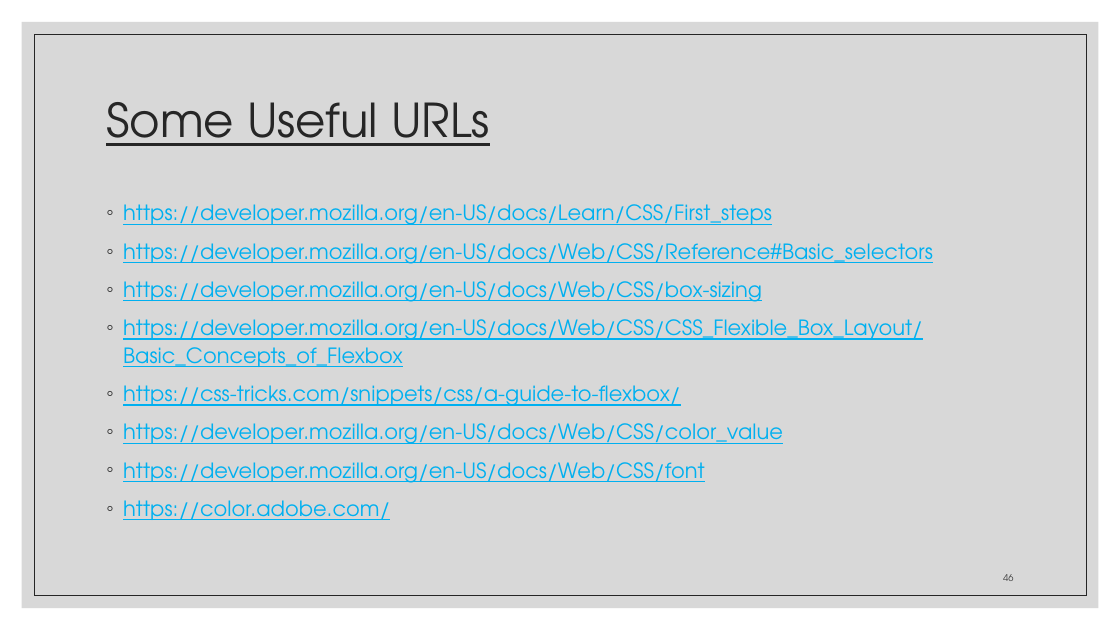
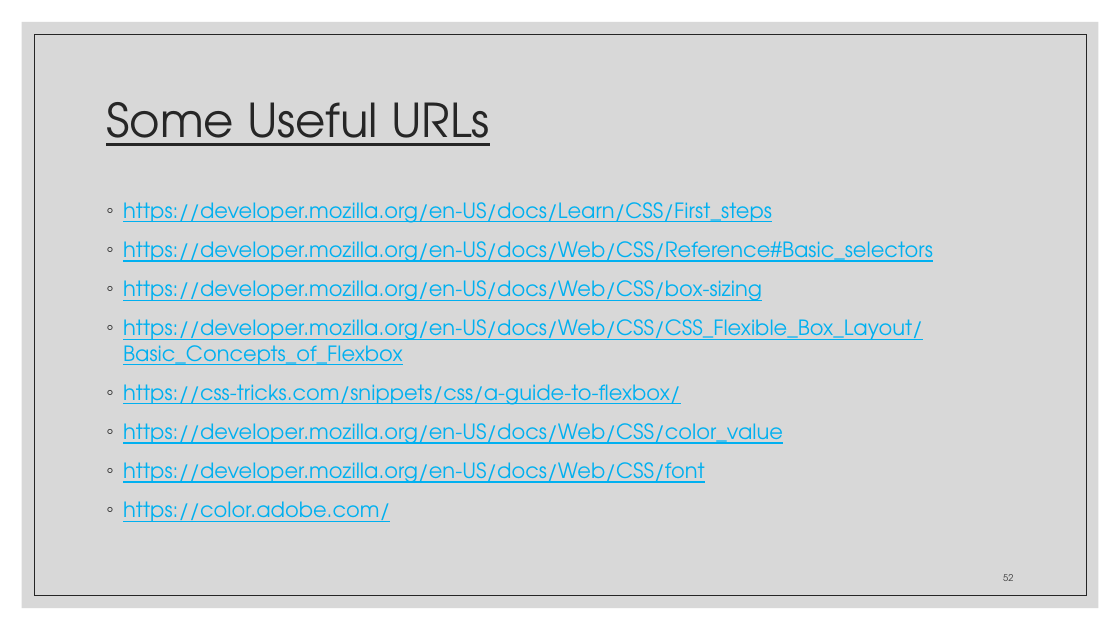
Before and after one commit to zackstotts/base-node-curriculum, a slide deck: slide 52 of unit_00/html_review/03 CSS.pptx (slide 46 before the commit). Drawn at 1120x630 pixels with LibreOffice and Linux fonts; fonts in the diff are those of the drawing. Boxes give left, top, right and bottom in pixels: in the first picture for what was removed or moved away, otherwise in the second. Text is boxed around its words. In the diff, an @@ line names an element or a change of style, - is before the commit and + after.

Commit message:
Adding some more details about flexbox.

```diff
--- a/unit_00/html_review/03 CSS.pptx
+++ b/unit_00/html_review/03 CSS.pptx
@@ text "https://developer.mozilla.org/en-US/docs/Learn/CSS/First_ste ..." at bbox=[123, 202, 933, 522]: line spacing 1.1 to 1; more space between paragraphs @@
@@ page number at bbox=[1003, 574, 1013, 581]: text changed @@
-46
+52
```
Also in this commit, not shown: 6 other slides changed, 7 slides added, 1 slide removed.
